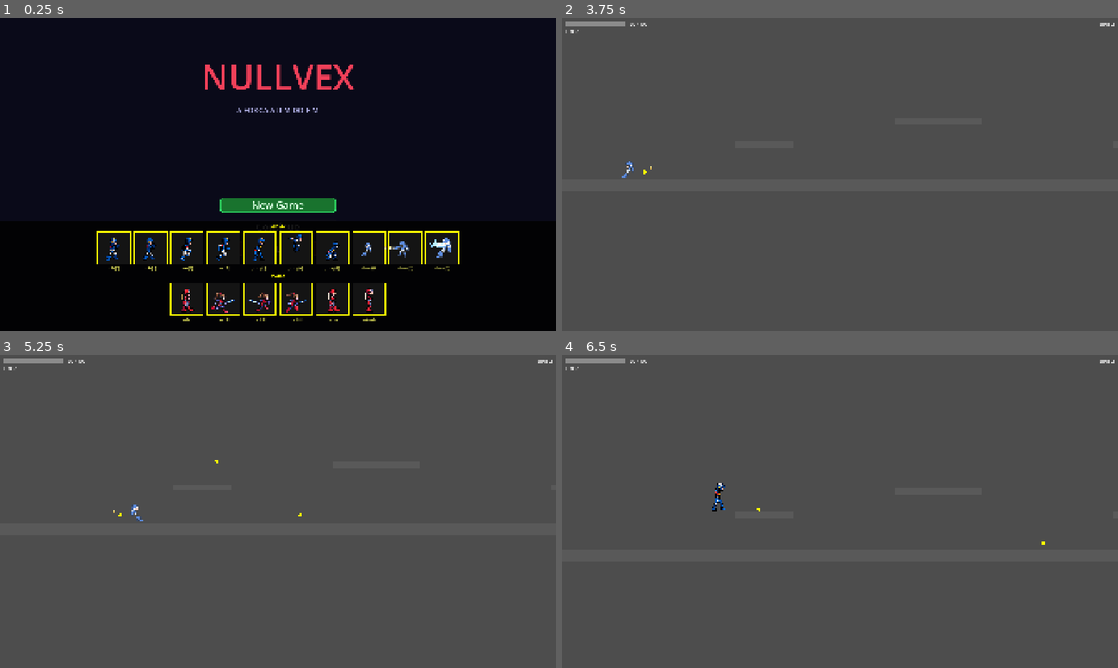
Above: before the commit, frames 1-4 (two rows, left to right).
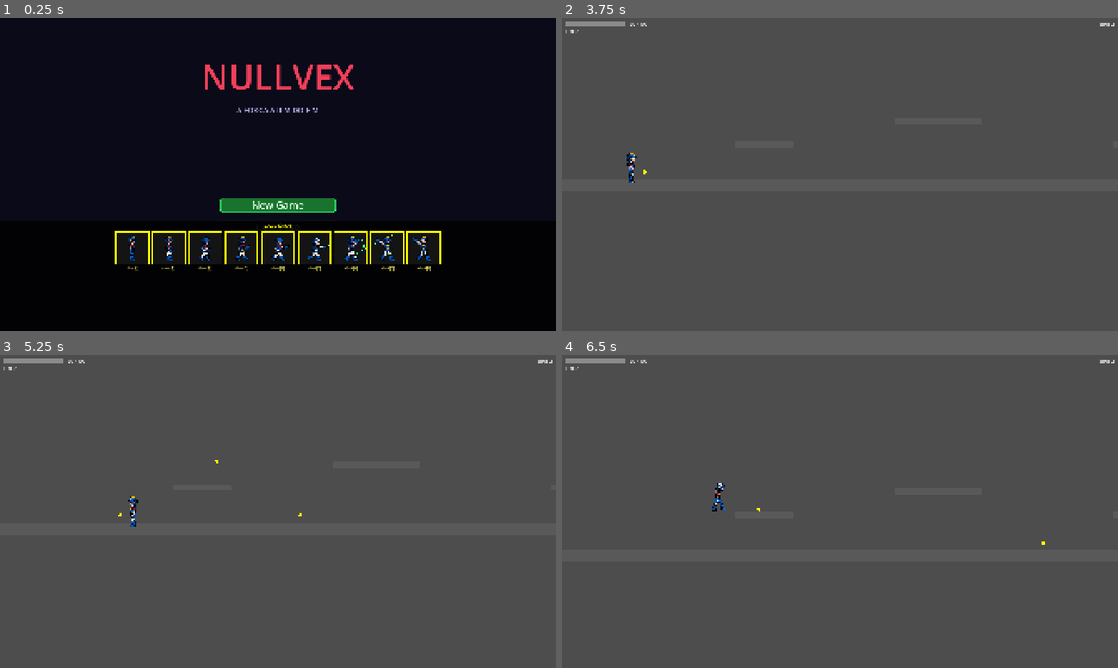
Above: after the commit, the same moments.

Repository: joaoramos00/NullvexGame
Game: Godot game, scene res://ui/title_screen.tscn
Same seed, same stepped clock (60 frames per second), same inputs: the game is played once before the commit and once after it.
Inputs (mouse positions are in pixels of both pictures, inside the frame that each line leads up to):
- Up to frame 1 (0.25 s): no input
- Up to frame 2 (3.75 s): click "New Game" at 0.5 s; click "Cancel" at 1.25 s; click "New Game" at 2 s; click "Zael (Ranged)" at 2.75 s; move the mouse to (962, 158) at 3.52 s; hold Right (move_right) from 3.53 s (still down); tap Z (attack) at 3.6 s; click (962, 158) at 3.67 s
- Up to frame 3 (5.25 s): tap Space (jump) at 3.77, 3.8, 4.07, 4.35, 4.52, 4.82 s; move the mouse to (166, 527) at 4.27 s; tap Z (attack) at 4.55, 5.1 s; move the mouse to (333, 442) at 5.02 s; release Right (move_right) at 5.03 s; hold Left (move_left) from 5.03 s (still down)
- Up to frame 4 (6.5 s): tap Space (jump) at 5.3, 6.02, 6.32 s; move the mouse to (812, 574) at 5.77 s; release Left (move_left) at 5.78 s; hold Right (move_right) from 5.78 s (still down); tap X (dash) at 5.85 s; click (812, 574) at 5.92 s; tap Z (attack) at 6.05 s

The runs differ from the first frame. In frame 1, 3.1% of the frame differs, in the area x 17-83%, y 66-97%; in frame 2, 0.1%; in frame 3, 0.1%; in frame 4, nothing differs.
Error in both runs: Invalid call. Nonexistent function 'is_action_just_pressed' in base 'InputEventMouseMotion'. (res://ui/pause_menu.gd:11)

Commit message:
feat: shoot animation do Zael com 9 frames do ZaelShotting.gif
Charge levels mapeados: L1=frame 0, L2=frame 3, L3=frame 6.
Title screen mostra só os 9 frames do tiro para diagnóstico.

Co-Authored-By: Claude Sonnet 4.6 <noreply@anthropic.com>

Diff:
--- a/characters/ranged/zael.gd
+++ b/characters/ranged/zael.gd
@@ -69,11 +69,10 @@
         at.region = Rect2(i * fw, 0, fw, fh)
         frames.add_frame("jump", at)
 
-    # shoot — 3 frames from ZaelAtirando (204×68, 3×68×68), one per charge level
     frames.add_animation("shoot")
     frames.set_animation_loop("shoot", false)
-    frames.set_animation_speed("shoot", 8.0)
-    for i in 3:
+    frames.set_animation_speed("shoot", 10.0)
+    for i in 9:
         var shoot_at := AtlasTexture.new()
         shoot_at.atlas = shoot_tex
         shoot_at.filter_clip = true
@@ -114,7 +113,7 @@
     elif _is_charging:
         var level := get_charge_level(_charge_timer)
         _sprite.play("shoot")
-        _sprite.set_frame_and_progress(level - 1, 0.0)
+        _sprite.set_frame_and_progress((level - 1) * 3, 0.0)
         _sprite.stop()
     elif velocity.x != 0.0:
         _sprite.play("run")
@@ -132,7 +131,7 @@
     assert(level >= 1 and level <= 3, "charge level deve ser 1, 2 ou 3")
     AudioManager.play_sfx(AudioLibrary.sfx_shoot)
     _sprite.play("shoot")
-    _sprite.set_frame_and_progress(level - 1, 0.0)
+    _sprite.set_frame_and_progress((level - 1) * 3, 0.0)
     var bullet: ZaelBullet = _BULLET_SCENE.instantiate()
     bullet.damage = BULLET_DAMAGE[level]
     bullet.direction = 1.0 if facing_right else -1.0
--- a/tests/test_zael.gd
+++ b/tests/test_zael.gd
@@ -41,6 +41,6 @@
     assert(sf.get_frame_count("idle")  == 8, "idle deve ter 8 frames")
     assert(sf.get_frame_count("run")   == 6, "run deve ter 6 frames")
     assert(sf.get_frame_count("jump")  == 9, "jump deve ter 9 frames")
-    assert(sf.get_frame_count("shoot") == 3, "shoot deve ter 3 frames")
+    assert(sf.get_frame_count("shoot") == 9, "shoot deve ter 9 frames")
     zael.queue_free()
     print("PASS: zael_animations")
--- a/ui/title_screen.gd
+++ b/ui/title_screen.gd
@@ -26,36 +26,13 @@
     vbox.z_index = 101
     add_child(vbox)
 
-    var idle_z  := load("res://characters/ranged/ZaelIdle.png")     as Texture2D
-    var run_z   := load("res://characters/ranged/ZaelCorrendo.png") as Texture2D
-    var jump_z  := load("res://characters/ranged/ZaelJump.png")     as Texture2D
     var shoot_z := load("res://characters/ranged/ZaelAtirando.png") as Texture2D
-    var walk_a  := load("res://characters/melee/ZaraAndando.png")   as Texture2D
-    var run_a   := load("res://characters/melee/ZaraCorrendo.png")  as Texture2D
 
-    var zael_frames: Array = [
-        ["idle[0]",  idle_z,  0 * 68],
-        ["idle[1]",  idle_z,  1 * 68],
-        ["run[0]",   run_z,   0 * 68],
-        ["run[3]",   run_z,   3 * 68],
-        ["jump[0]",  jump_z,  0 * 68],
-        ["jump[4]",  jump_z,  4 * 68],
-        ["jump[8]",  jump_z,  8 * 68],
-        ["shoot[0]", shoot_z, 0 * 68],
-        ["shoot[1]", shoot_z, 1 * 68],
-        ["shoot[2]", shoot_z, 2 * 68],
-    ]
-    var zara_frames: Array = [
-        ["idle",     walk_a, 2 * 68],
-        ["run[0]",   run_a,  0 * 68],
-        ["run[1]",   run_a,  1 * 68],
-        ["run[2]",   run_a,  2 * 68],
-        ["jump",     walk_a, 2 * 68],
-        ["attack",   walk_a, 0 * 68],
-    ]
+    var shoot_frames: Array = []
+    for i in 9:
+        shoot_frames.append(["shot[%d]" % i, shoot_z, i * 68])
 
-    _add_char_row(vbox, "ZAEL", zael_frames)
-    _add_char_row(vbox, "ZARA", zara_frames)
+    _add_char_row(vbox, "ZAEL SHOT", shoot_frames)
 
 func _add_char_row(parent: VBoxContainer, char_name: String, frame_data: Array) -> void:
     var lbl := Label.new()
Binary file changed: characters/ranged/ZaelAtirando.png
Not shown, changed: export/web/index.pck
